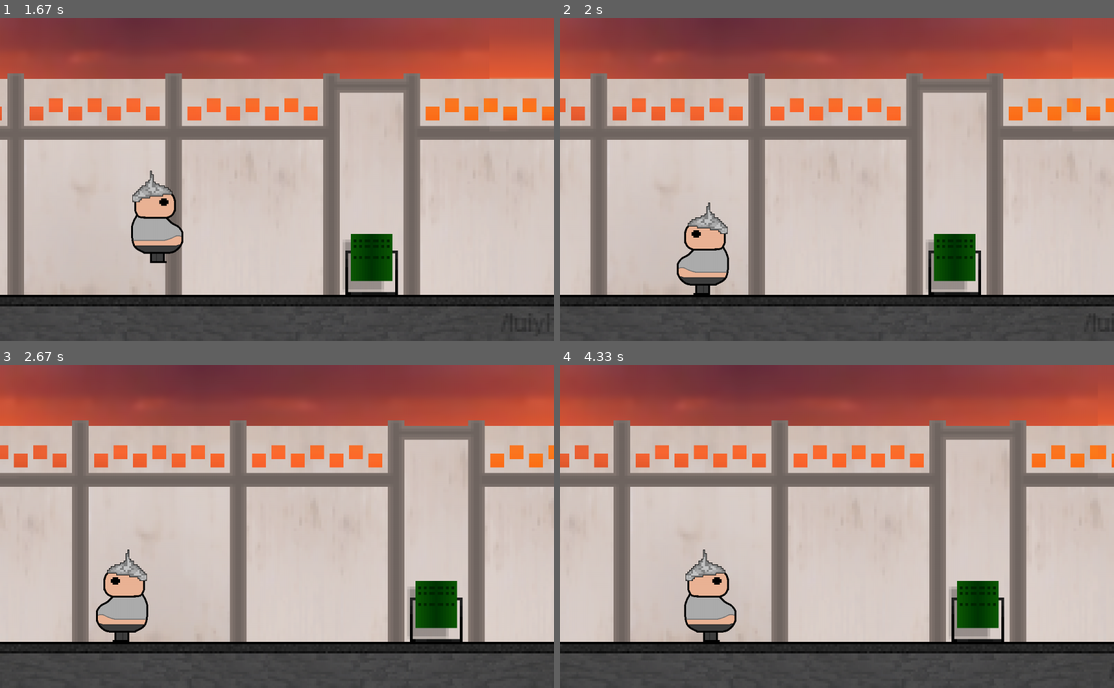
Above: before the commit, frames 1-4 (two rows, left to right).
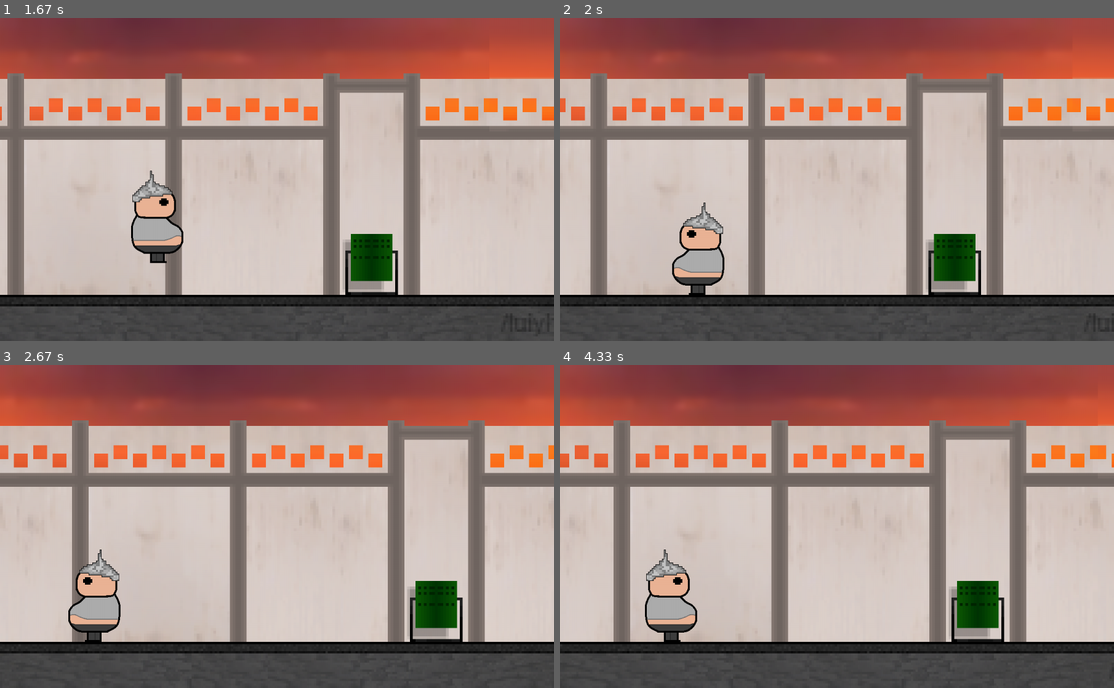
Above: after the commit, the same moments.

Repository: NikMatyukhin/true_pygame
Game: pygame game, started from src/main.py
Two runs of this game, one before a commit and one after it. Both use one fixed random seed, a clock stepped at 60 frames per second and the inputs below.
Inputs:
- Up to frame 1 (1.67 s): hold Right 0.33-0.8 s; hold Up 0.83-1.13 s; hold Right 1.17-1.63 s
- Up to frame 2 (2 s): hold Left from 1.67 s (still down)
- Up to frame 3 (2.67 s): release Left at 2.2 s; hold Left 2.23-2.63 s
- Up to frame 4 (4.33 s): hold Up 2.67-3.03 s; hold Right 3.07-3.7 s; hold Left 3.73-4.2 s; hold Right from 4.23 s (still down)

Frame 1 is identical in both runs. In frame 2, 0.9% of the frame differs, in the area x 20-31%, y 57-86%; in frame 3, 2.5%; in frame 4, 3.2%, in the area x 15-32%, y 57-86%.

Commit message:
Добавлены звуки боли

Diff:
--- a/src/player.py
+++ b/src/player.py
@@ -22,6 +22,7 @@
 
         if self.rect.bottom == self.floor:
             self.horizontal_impulse = False
+            self.vertical_impulse = 0
             if keys[pygame.K_UP]:
                 self.vertical_impulse = -14.0
 
Not shown, added: src/sounds/oh1.wav
Not shown, added: src/sounds/oh2.wav
Not shown, added: src/sounds/oh3.wav
Not shown, added: src/sounds/oh4.wav
